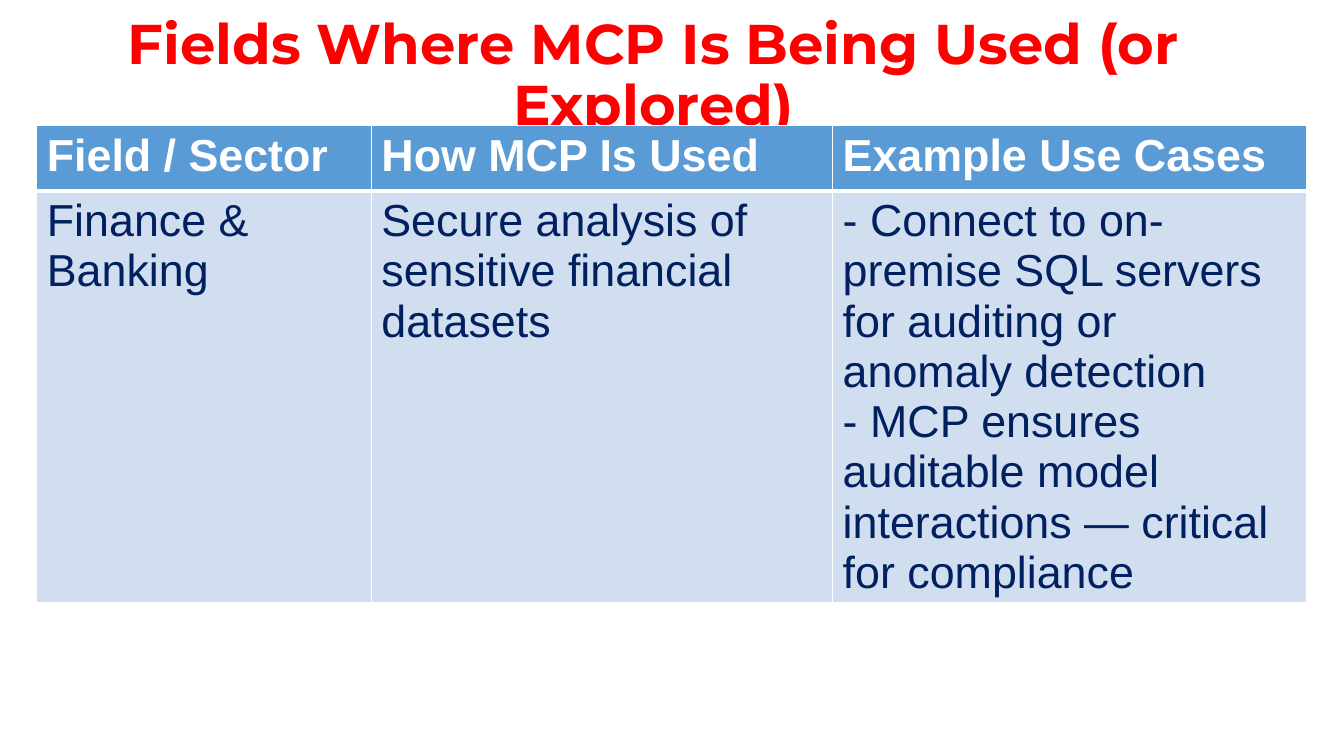
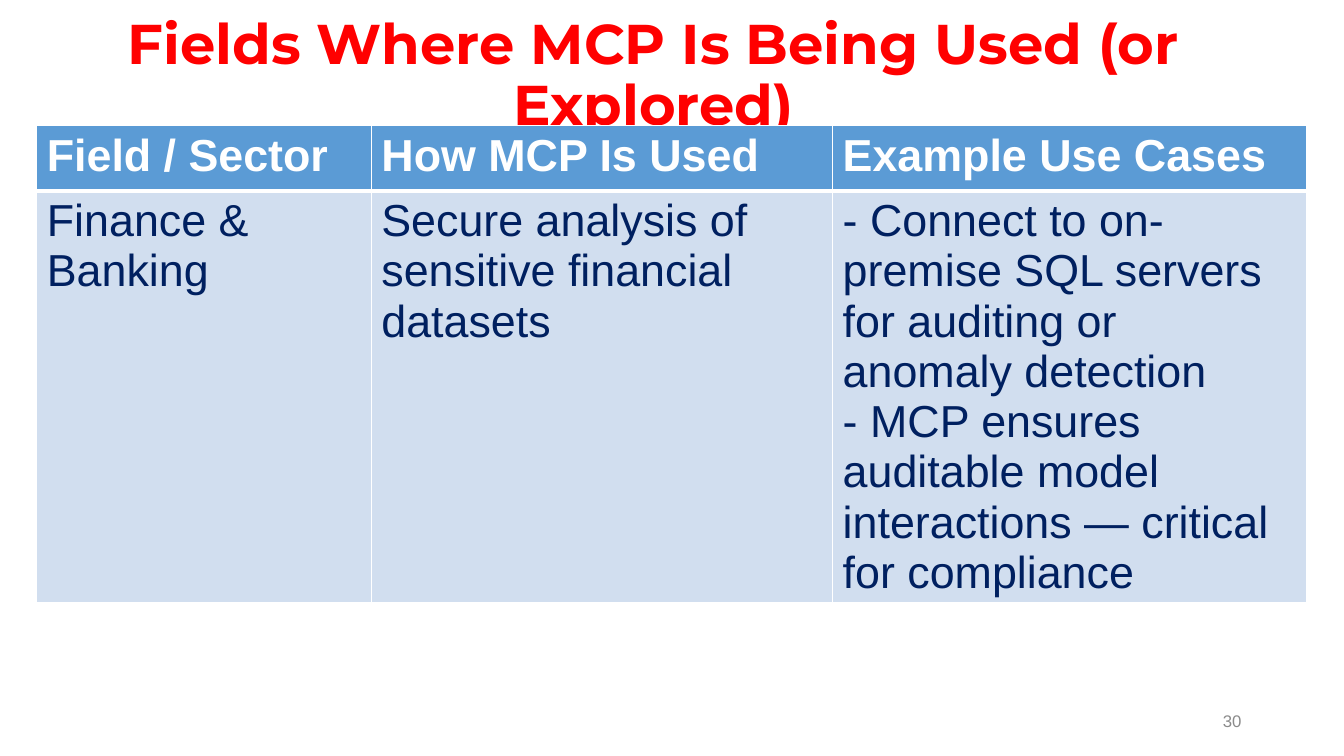
Before and after one commit to janakimeena/Building-Agents-with-MCP, a slide deck: slide 30 of Model Context Protocol Introduction.pptx. Drawn at 1344x756 pixels with LibreOffice and Linux fonts; fonts in the diff are those of the drawing. Boxes give left, top, right and bottom in pixels: in the first picture for what was removed or moved away, otherwise in the second. Text is boxed around its words. In the diff, an @@ line names an element or a change of style, - is before the commit and + after.

```diff
--- a/Model Context Protocol Introduction.pptx
+++ b/Model Context Protocol Introduction.pptx
@@ page number added at (1223, 715, 1242, 727), 12 pt, text #8C8C8C @@
+30
```
Also in this commit, not shown: 42 other slides changed, 2 slides added, 4 slides removed, 2 other files.
